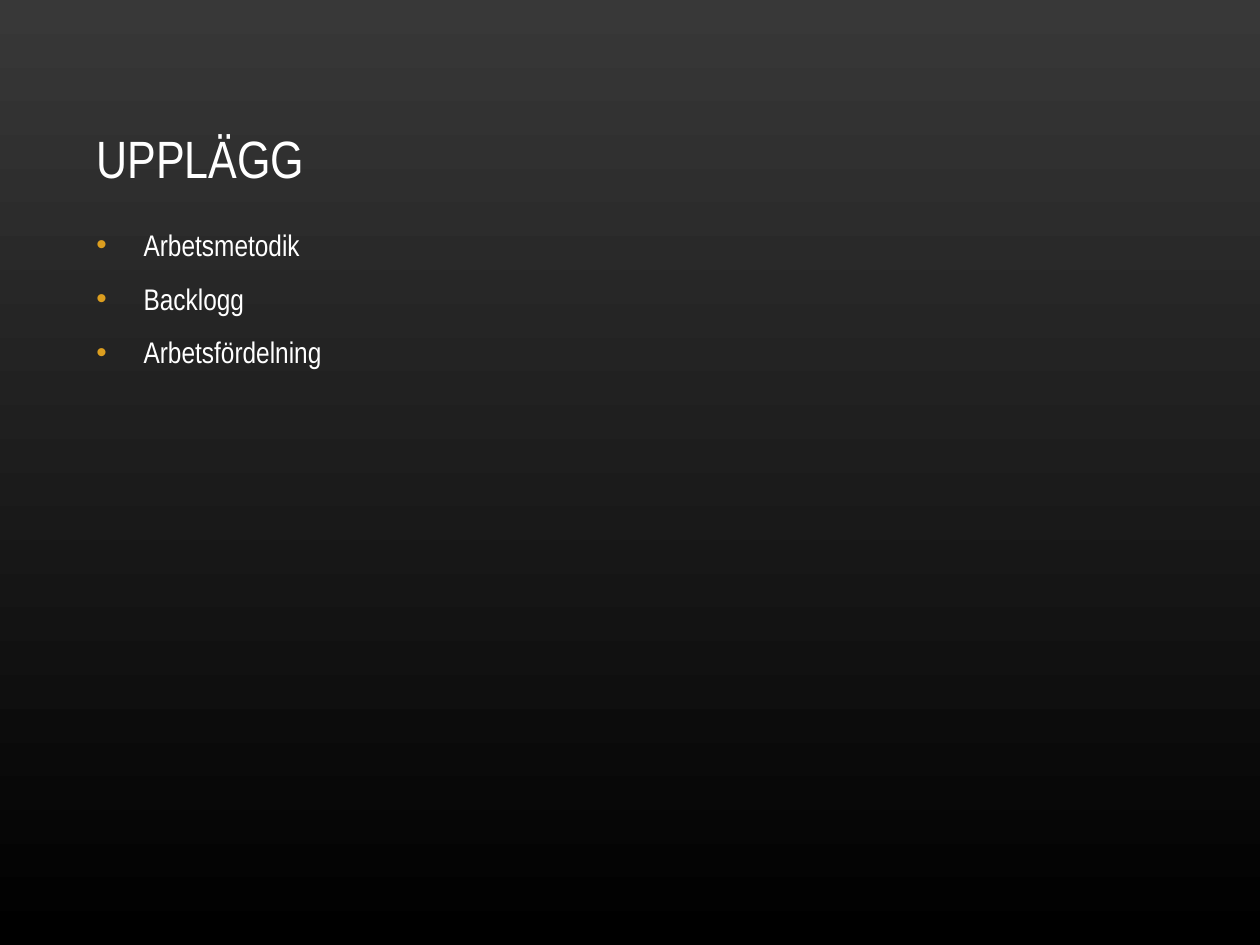
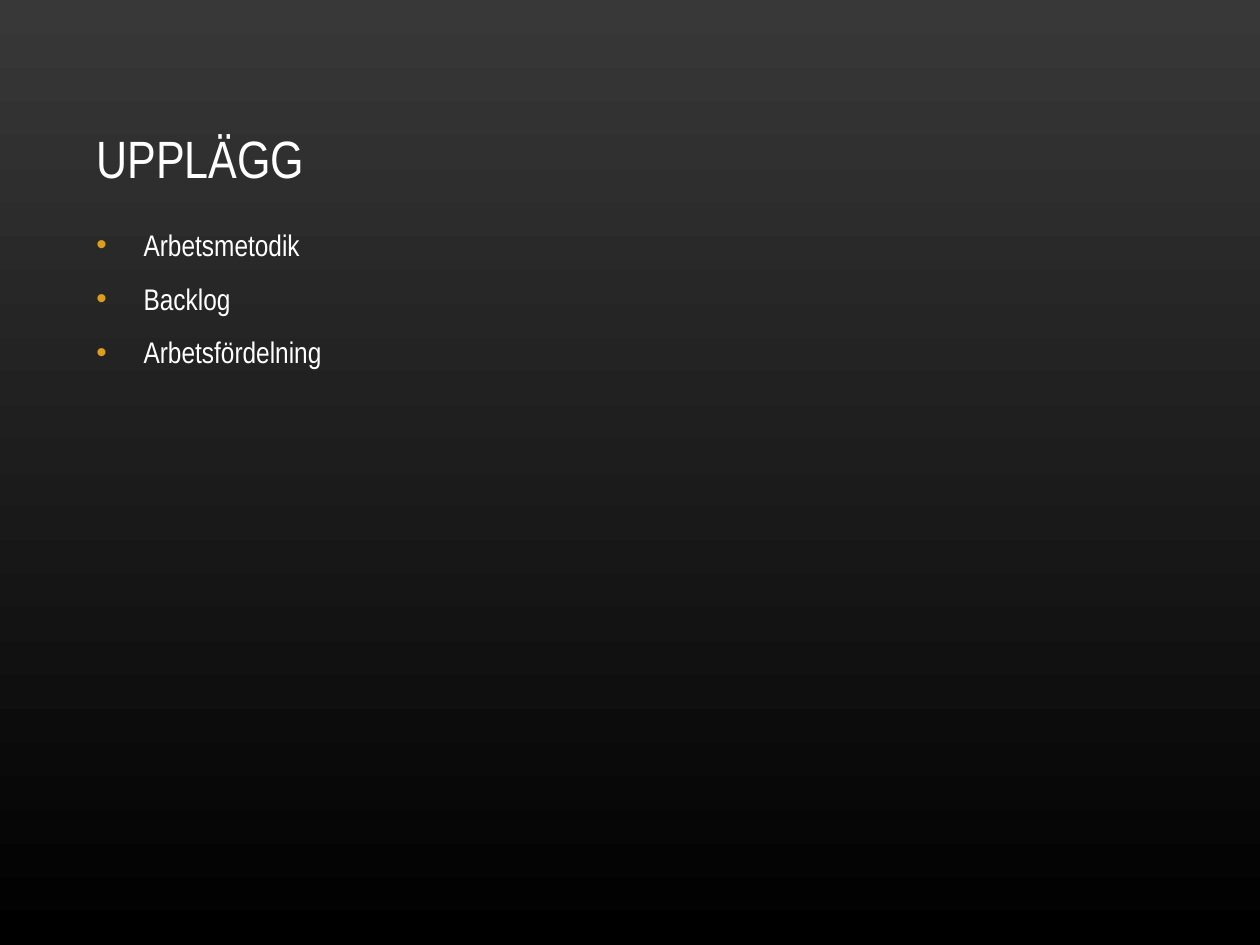
Before and after one commit to nbt11nsn/mobow, a slide deck: slide 4 of dokument/Mobow-slutpresentation.ppt. Drawn at 1260x945 pixels with LibreOffice and Linux fonts; fonts in the diff are those of the drawing; background and template pictures are left out. Boxes give left, top, right and bottom in pixels: in the first picture for what was removed or moved away, otherwise in the second. Text is boxed around its words. In the diff, an @@ line names an element or a change of style, - is before the commit and + after.

```diff
--- a/dokument/Mobow-slutpresentation.ppt
+++ b/dokument/Mobow-slutpresentation.ppt
@@ text at (144,288,231,316): text changed @@
-• Backlogg
+• Backlog
```
Also in this commit, not shown: 6 other slides changed, 1 slide added, 2 other files.
